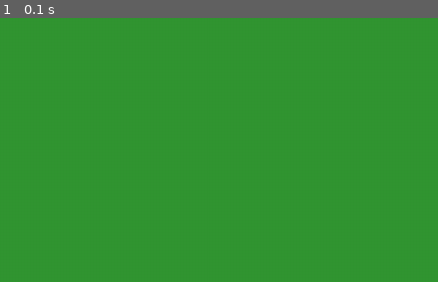
Above: before the commit, frame 1.
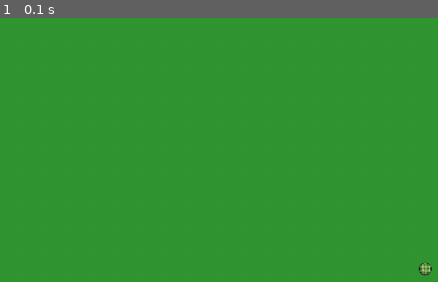
Above: after the commit, the same moment.

Repository: baby-sal/dogtective
Game: pygame game, started from user_interface/game.py
Two runs of this game, one before a commit and one after it. Both use one fixed random seed, a clock stepped at 60 frames per second and the inputs below.
Inputs:
- Up to frame 1 (0.1 s): no input
The pictures show only the part of the screen within x 50-100%, y 50-100%; the shares and areas given below are measured in that part.

The runs differ from the first frame. In frame 1, 0.1% of the frame differs, in the area x 95-99%, y 92-98%.

Commit message:
ball_img added to game.py, comments added to character.py for potential collision updates

Diff:
--- a/logic/components/character.py
+++ b/logic/components/character.py
@@ -1,5 +1,6 @@
 import pygame as p
 import pygame.time
+# import sys may be needed when dog collides with ball and game ends?
 
 from user_interface.game_config import HEIGHT, WIDTH
 from logic.assets.get_sprite_image import SpriteSheet
@@ -31,7 +32,7 @@
         self.mask = p.mask.from_surface(self.image)
         self.rect = self.mask.get_rect()
 
-    def update(self, car_group):
+    def update(self, car_group): # do we need ball_group here?
         if pygame.time.get_ticks() - self.collision_time > 1500:  # The time is in ms.
             self.collision_immune = False
         self.move = False
@@ -39,7 +40,7 @@
             self.movement()
         self.update_animation()
         self.correction()
-        self.check_collision(car_group)
+        self.check_collision(car_group) # do we need ball_group here?
         self.rect.center = (self.x, self.y)
 
     def movement(self):
@@ -91,13 +92,18 @@
         elif self.y + self.width / 2 > HEIGHT:
             self.y = HEIGHT - self.width / 2
 
-    def check_collision(self, car_group):
+    def check_collision(self, car_group): # add ball_group
         car_check = p.sprite.spritecollide(self, car_group, False, p.sprite.collide_mask)
+        # ball_check = p.sprite.spritecollide(self, ball_group, False, p.sprite.collide_mask)
         if car_check and not self.collision_immune:
             self.health.current -= car_check[0].damage
             # print(self.health.current)    # uncomment for testing
             self.collision_immune = True
             self.collision_time = pygame.time.get_ticks()
 
+        # if ball_check and not self.collision_immune:
+        #     self.collision_immune = True
+        #     sys.exit()
+
     def __str__(self):
         return f"{self.name}: Health ({self.health})"
--- a/user_interface/game.py
+++ b/user_interface/game.py
@@ -2,7 +2,7 @@
 
 import pygame
 import sys
-from logic.components.environmental import Obstacle
+from logic.components.environmental import Obstacle, Environmental
 from logic.components.character import Character
 from logic.components.health import Health
 import user_interface.game_config as config
@@ -36,6 +36,15 @@
         self.car_group = pygame.sprite.Group()
         self.car_group.add(car1, car2)
 
+        # ball sprite for loading onto final background
+        # may need factoring into separate function/different name?
+        ball_img = pygame.image.load(
+            '../logic/assets/images/objects/ball.png').convert_alpha()
+        ball = Environmental("ball", ball_img, self.dis_width * 0.96,
+                             self.dis_height * 0.95, 0.1)
+        self.final_screen_ball_group = pygame.sprite.Group()
+        self.final_screen_ball_group.add(ball)
+
         pygame.display.update()
 
     def render_all(self, *groups):
@@ -47,9 +56,15 @@
         self.dog_group.draw(self.game_display)
         self.dog_group.update(car_group)
 
+    def render_final_screen_ball(self, ball):
+        self.final_screen_ball_group.draw(self.game_display)
+        self.final_screen_ball_group.update(ball)
+
     # Game loop: Keeps window open until quit
     def game_loop(self):
         run = True
+        ball_active = False
+
         while run:
 
             for event in pygame.event.get():
@@ -60,6 +75,15 @@
                 self.game_display.fill((50, 150, 50))
 
                 self.render_all(self.car_group, self.health_group)
+
+                # # placeholder for ball to show after 3 seconds only until background is sorted - can be deleted
+                # if not ball_active and pygame.time.get_ticks() > 3000:
+                #     self.final_screen_ball_group = pygame.sprite.Group()
+                #     self.final_screen_ball_group.add(self.ball)
+                #     ball_active = True
+
+                # added here so it renders behind the dog, but will need changing when linking to the background
+                self.render_final_screen_ball(self.final_screen_ball_group)
                 self.render_dog(self.car_group)
 
                 pygame.display.update()
Binary file added: logic/assets/images/objects/ball.png
